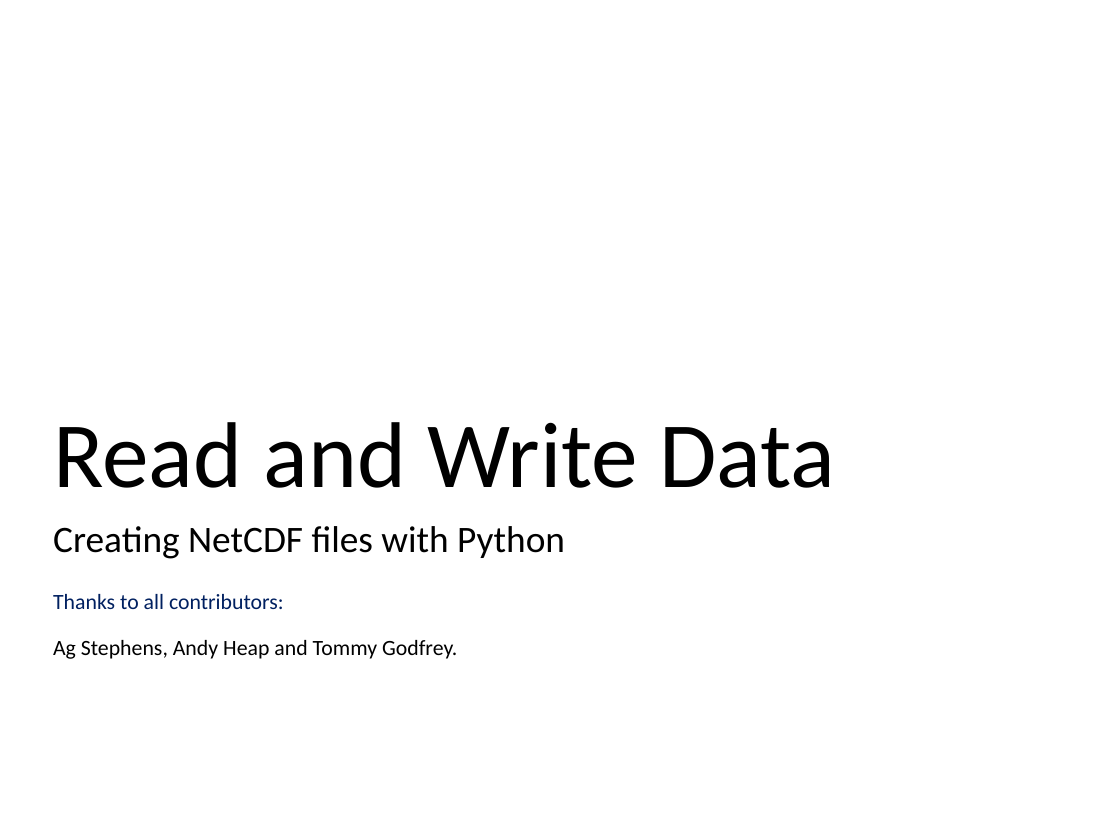
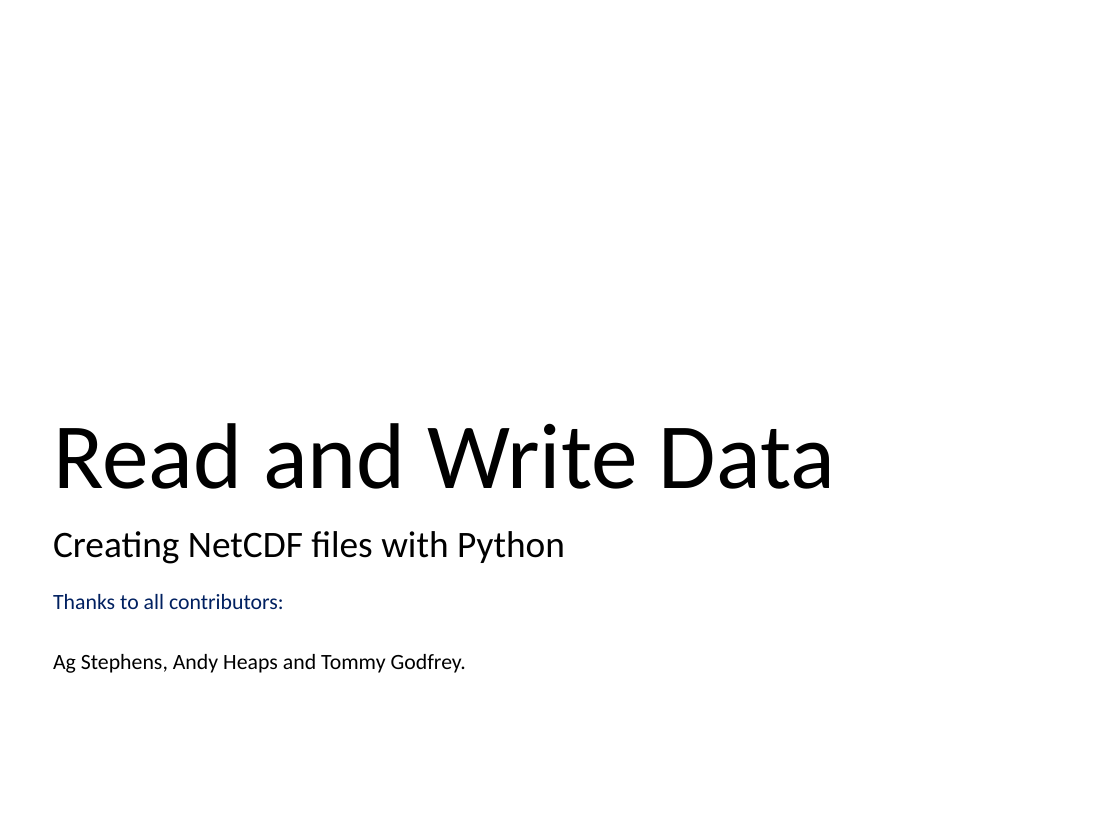
Before and after one commit to ncasuk/ncas-isc, a slide deck: slide 1 of python/presentations/read_write_data/11_create_netcdf_python.pptx. Drawn at 1120x840 pixels with LibreOffice and Linux fonts; fonts in the diff are those of the drawing; background and template pictures are left out. Boxes give left, top, right and bottom in pixels: in the first picture for what was removed or moved away, otherwise in the second. Text is boxed around its words. In the diff, an @@ line names an element or a change of style, - is before the commit and + after.

```diff
--- a/python/presentations/read_write_data/11_create_netcdf_python.pptx
+++ b/python/presentations/read_write_data/11_create_netcdf_python.pptx
@@ text "Creating NetCDF files with Python" at (53, 531, 565, 564): line spacing 0.9 to 1; less space between paragraphs @@
@@ text at (53, 654, 466, 673): text changed @@
-Ag Stephens, Andy Heap and Tommy Godfrey.
+Ag Stephens, Andy Heaps and Tommy Godfrey.
```
Also in this commit, not shown: 13 other slides changed, 2 slides removed, 5 other files.
